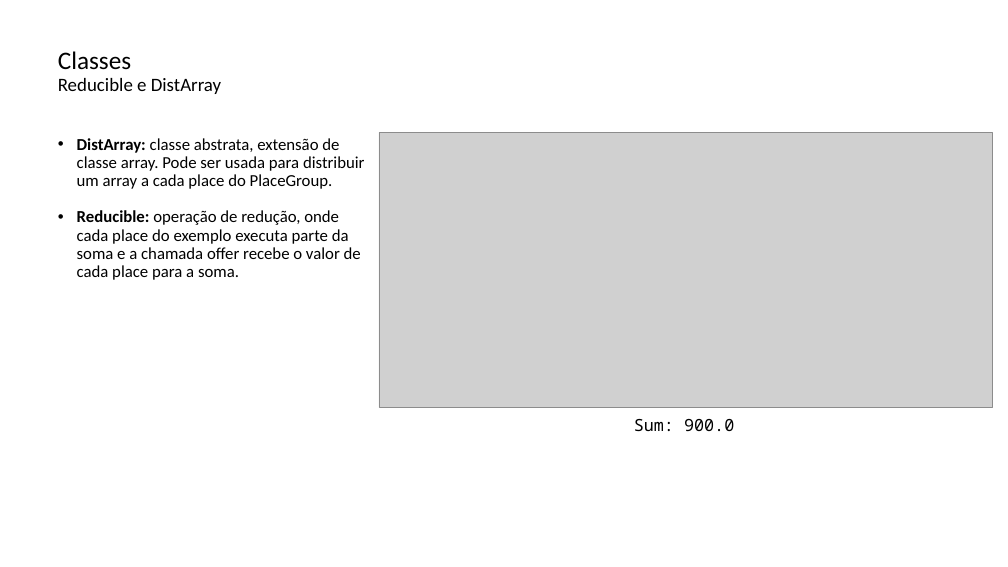
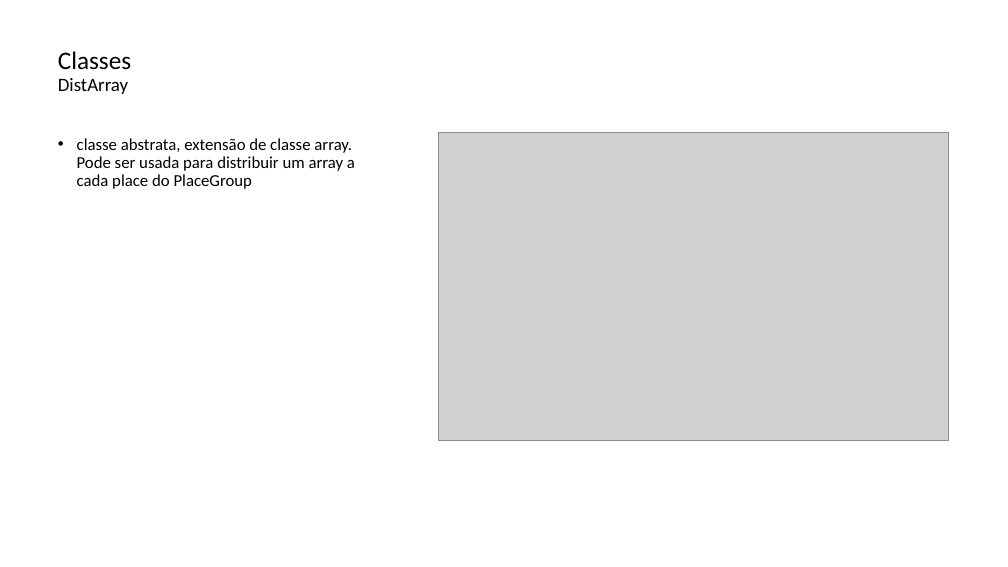
Before and after one commit to lquatrin/inf2591, a slide deck: slide 31 of x102.pptx. Drawn at 1008x567 pixels with LibreOffice and Linux fonts; fonts in the diff are those of the drawing; grey boxes stand for pictures. Boxes give left, top, right and bottom in pixels: in the first picture for what was removed or moved away, otherwise in the second. Text is boxed around its words. In the diff, an @@ line names an element or a change of style, - is before the commit and + after.

```diff
--- a/x102.pptx
+++ b/x102.pptx
@@ text at <box>58,78,128,94</box>: text changed @@
-Reducible e DistArray
+DistArray
@@ text at <box>77,138,355,189</box>: text changed @@
-• DistArray: classe abstrata, extensão de classe array. Pode ser usada para distribuir um array a cada place do PlaceGroup.
-• Reducible: operação de redução, onde cada place do exemplo executa parte da soma e a chamada offer recebe o valor de cada place para a soma.
+• classe abstrata, extensão de classe array. Pode ser usada para distribuir um array a cada place do PlaceGroup
@@ picture: place and size @@
-picture at <box>379,132,992,408</box>
+picture at <box>439,132,949,440</box>
@@ text removed at <box>634,419,734,431</box> @@
-Sum: 900.0
```
Also in this commit, not shown: 1 slide added, 1 other file.
